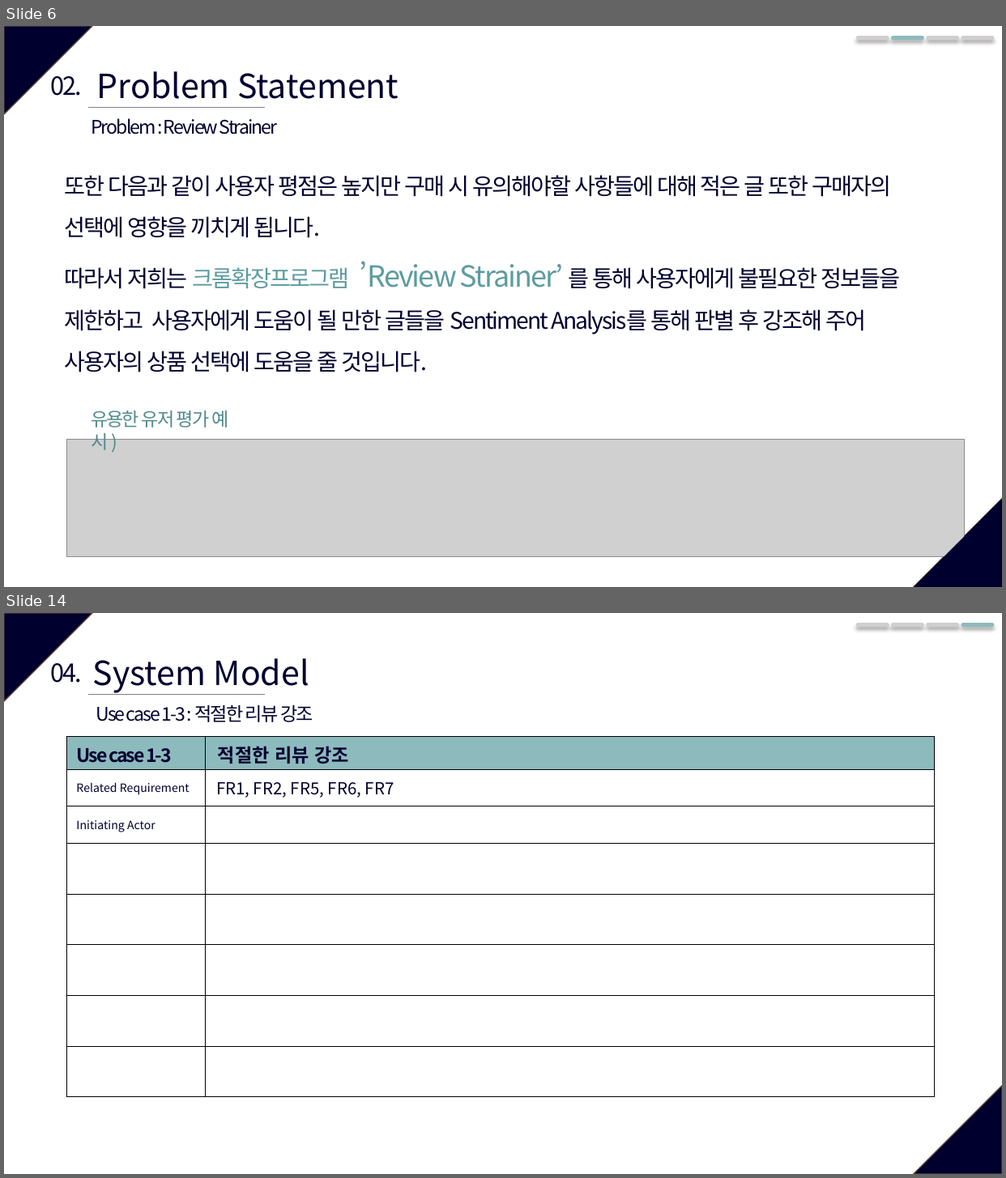
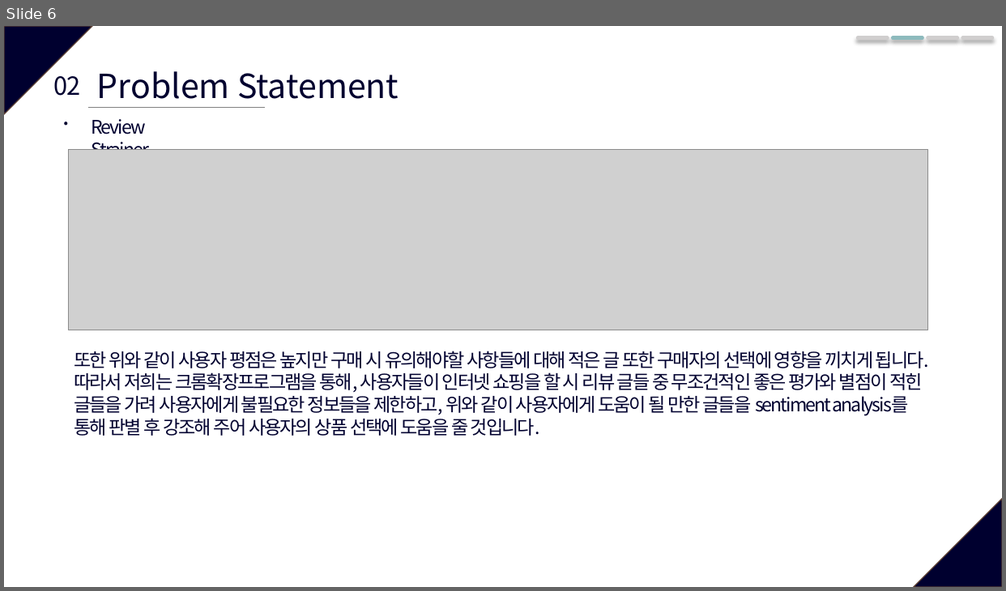
Before and after one commit to SWE-15-Team/Sentiment-Analysis-System, a slide deck: Checkpoint_1st.pptx. Shown one above the other, each under a label of ours: slides 6 and 14 before the commit, slide 6 after it; the slides between them are not shown. The pictures are 1006x1178 and 1006x591 pixels, drawn with LibreOffice and Linux fonts; fonts in the diff are those of the drawing; grey boxes stand for pictures. Boxes give left, top, right and bottom in pixels: in the first picture for what was removed or moved away, otherwise in the second. Text is boxed around its words. In the diff, an @@ line names an element or a change of style, - is before the commit and + after.

```diff
--- a/Checkpoint_1st.pptx
+++ b/Checkpoint_1st.pptx
@@ slide 14 removed at bbox=[4, 613, 1002, 1174], background #FFFFFF; not listed: 2 template elements that a slide beside it also shows @@
@@ line removed from (859, 625) to (888, 625) @@
@@ line removed from (893, 625) to (923, 625) @@
@@ line removed from (928, 625) to (957, 625) @@
@@ line removed from (963, 625) to (992, 625) @@
@@ text removed at bbox=[93, 658, 309, 693] @@
-System Model
@@ text removed at bbox=[51, 663, 83, 683] @@
-04.
@@ line removed from (88, 694) to (265, 694) @@
@@ text removed at bbox=[96, 705, 313, 722] @@
-Use case 1-3 : 적절한 리뷰 강조
@@ table removed at bbox=[66, 736, 935, 1097], 8 rows, 2 columns @@
-Use case 1-3 | 적절한 리뷰 강조
-Related Requirement | FR1, FR2, FR5, FR6, FR7
-Initiating Actor | 
- | 
- | 
- | 
- | 
- | 
@@ slide 6 changed as well @@
@@ text "02." rewrapped from bbox=[51, 76, 83, 96] to bbox=[54, 76, 80, 96] @@
@@ text at bbox=[91, 119, 149, 150]: text changed @@
-Problem : Review Strainer
+Review Strainer
@@ picture: place and size @@
-picture at bbox=[66, 439, 965, 557]
+picture at bbox=[68, 149, 928, 330]
@@ text at bbox=[74, 351, 929, 436]: text changed; size 22 to 18 pt @@
-또한 다음과 같이 사용자 평점은 높지만 구매 시 유의해야할 사항들에 대해 적은 글 또한 구매자의 선택에 영향을 끼치게 됩니다.
-따라서 저희는 크롬확장프로그램 ’Review Strainer’ 를 통해 사용자에게 불필요한 정보들을 제한하고 사용자에게 도움이 될 만한 글들을 Sentiment Analysis를 통해 판별 후 강조해 주어 사용자의 상품 선택에 도움을 줄 것입니다.
+또한 위와 같이 사용자 평점은 높지만 구매 시 유의해야할 사항들에 대해 적은 글 또한 구매자의 선택에 영향을 끼치게 됩니다.
+따라서 저희는 크롬확장프로그램을 통해, 사용자들이 인터넷 쇼핑을 할 시 리뷰 글들 중 무조건적인 좋은 평가와 별점이 적힌 글들을 가려 사용자에게 불필요한 정보들을 제한하고, 위와 같이 사용자에게 도움이 될 만한 글들을 sentiment analysis를 통해 판별 후 강조해 주어 사용자의 상품 선택에 도움을 줄 것입니다.
@@ text removed at bbox=[91, 411, 228, 450] @@
-유용한 유저 평가 예시 )
@@ right triangle removed at bbox=[913, 498, 1002, 587] @@
```
Also in this commit, not shown: 9 other slides changed, 2 slides added, 8 other slides removed, 1 other file.
